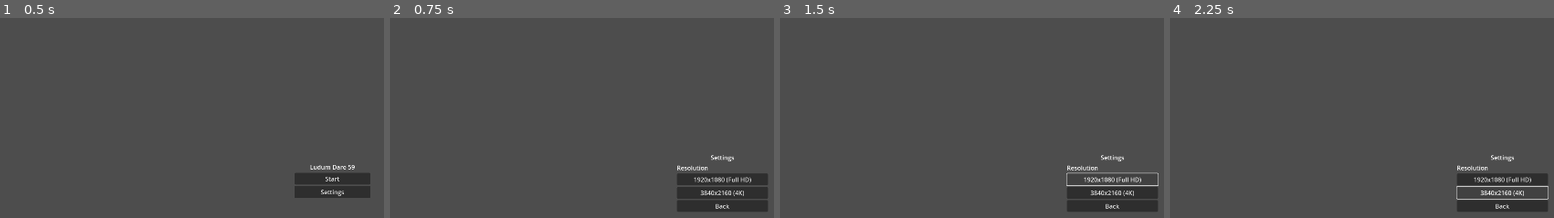
Above: before the commit, frames 1-4 (left to right).
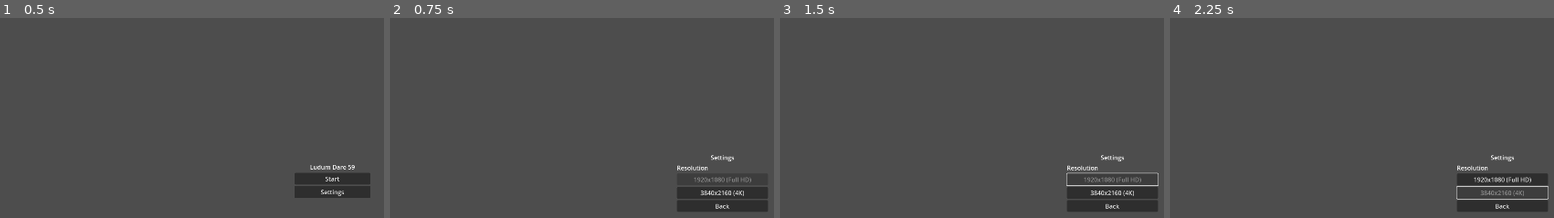
Above: after the commit, the same moments.

Repository: ProfessorLayton322/ldjam_59
Game: Godot game, scene res://scenes/menu.tscn
Two runs of this game, one before a commit and one after it. Both use one fixed random seed, a clock stepped at 60 frames per second and the inputs below.
Inputs (mouse positions are in pixels of both pictures, inside the frame that each line leads up to):
- Up to frame 1 (0.5 s): no input
- Up to frame 2 (0.75 s): click "Settings" at 0.5 s
- Up to frame 3 (1.5 s): click (1114, 180) at 1.25 s, where only the run before the commit has a clickable "1920x1080 (Full HD)"
- Up to frame 4 (2.25 s): click "3840x2160 (4K)" at 2 s

Frame 1 is identical in both runs. In frame 2, 0.1% of the frame differs, in the area x 79-95%, y 79-83%; in frame 3, 0.2%; in frame 4, 0.1%.

Commit message:
Add a resolution settings

Diff:
--- a/ludum-dare-59/project.godot
+++ b/ludum-dare-59/project.godot
@@ -18,6 +18,13 @@
 [autoload]
 
 MCPGameBridge="res://addons/godot_mcp/game_bridge/mcp_game_bridge.gd"
+ResolutionManager="*res://scripts/resolution_manager.gd"
+
+[display]
+
+window/size/viewport_width=1920
+window/size/viewport_height=1080
+window/size/resizable=true
 
 [editor_plugins]
 
@@ -30,11 +37,6 @@
 port_override_enabled=false
 port_override=6550
 
-[display]
-
-window/size/viewport_width=1920
-window/size/viewport_height=1080
-
 [rendering]
 
 renderer/rendering_method="gl_compatibility"
--- /dev/null
+++ b/ludum-dare-59/scripts/resolution_manager.gd
@@ -0,0 +1,52 @@
+extends Node
+
+enum Resolution { FULL_HD, FOUR_K }
+
+const CONFIG_PATH := "user://settings.cfg"
+const SECTION := "display"
+const KEY := "resolution"
+
+var current: int = Resolution.FULL_HD
+
+signal resolution_changed(res: int)
+
+
+func _ready() -> void:
+	_load_config()
+	_apply(current)
+
+
+func set_resolution(res: int) -> void:
+	if current == res:
+		return
+	current = res
+	_apply(res)
+	_save_config()
+	resolution_changed.emit(res)
+
+
+func _apply(res: int) -> void:
+	var size: Vector2i
+	match res:
+		Resolution.FOUR_K:
+			size = Vector2i(3840, 2160)
+		_:
+			size = Vector2i(1920, 1080)
+	DisplayServer.window_set_size(size)
+	var win := get_window()
+	win.content_scale_size = Vector2i(1920, 1080)
+	win.content_scale_mode = Window.CONTENT_SCALE_MODE_VIEWPORT
+	win.content_scale_aspect = Window.CONTENT_SCALE_ASPECT_KEEP
+
+
+func _save_config() -> void:
+	var cfg := ConfigFile.new()
+	cfg.set_value(SECTION, KEY, current)
+	cfg.save(CONFIG_PATH)
+
+
+func _load_config() -> void:
+	var cfg := ConfigFile.new()
+	if cfg.load(CONFIG_PATH) != OK:
+		return
+	current = cfg.get_value(SECTION, KEY, Resolution.FULL_HD)
--- a/ludum-dare-59/scripts/settings.gd
+++ b/ludum-dare-59/scripts/settings.gd
@@ -5,15 +5,27 @@
 	$VBoxContainer/FullHDButton.pressed.connect(_on_fullhd_pressed)
 	$VBoxContainer/FourKButton.pressed.connect(_on_4k_pressed)
 	$VBoxContainer/BackButton.pressed.connect(_on_back_pressed)
+	_update_buttons()
+	ResolutionManager.resolution_changed.connect(_on_resolution_changed)
 
 
 func _on_fullhd_pressed() -> void:
-	pass
+	ResolutionManager.set_resolution(ResolutionManager.Resolution.FULL_HD)
 
 
 func _on_4k_pressed() -> void:
-	pass
+	ResolutionManager.set_resolution(ResolutionManager.Resolution.FOUR_K)
 
 
 func _on_back_pressed() -> void:
 	get_tree().change_scene_to_file("res://scenes/menu.tscn")
+
+
+func _on_resolution_changed(_res: ResolutionManager.Resolution) -> void:
+	_update_buttons()
+
+
+func _update_buttons() -> void:
+	var is_4k := ResolutionManager.current == ResolutionManager.Resolution.FOUR_K
+	$VBoxContainer/FullHDButton.disabled = !is_4k
+	$VBoxContainer/FourKButton.disabled = is_4k
Not shown, added: ludum-dare-59/export_presets.cfg
Not shown: 1 places in ludum-dare-59/scenes/demo.tscn that only renumber resources
Not shown, added: ludum-dare-59/scripts/resolution_manager.gd.uid
Not shown, added: ludum-dare-59/LudumDare59.console.exe
Not shown, added: ludum-dare-59/LudumDare59.exe
Not shown, added: ludum-dare-59/LudumDare59.pck
